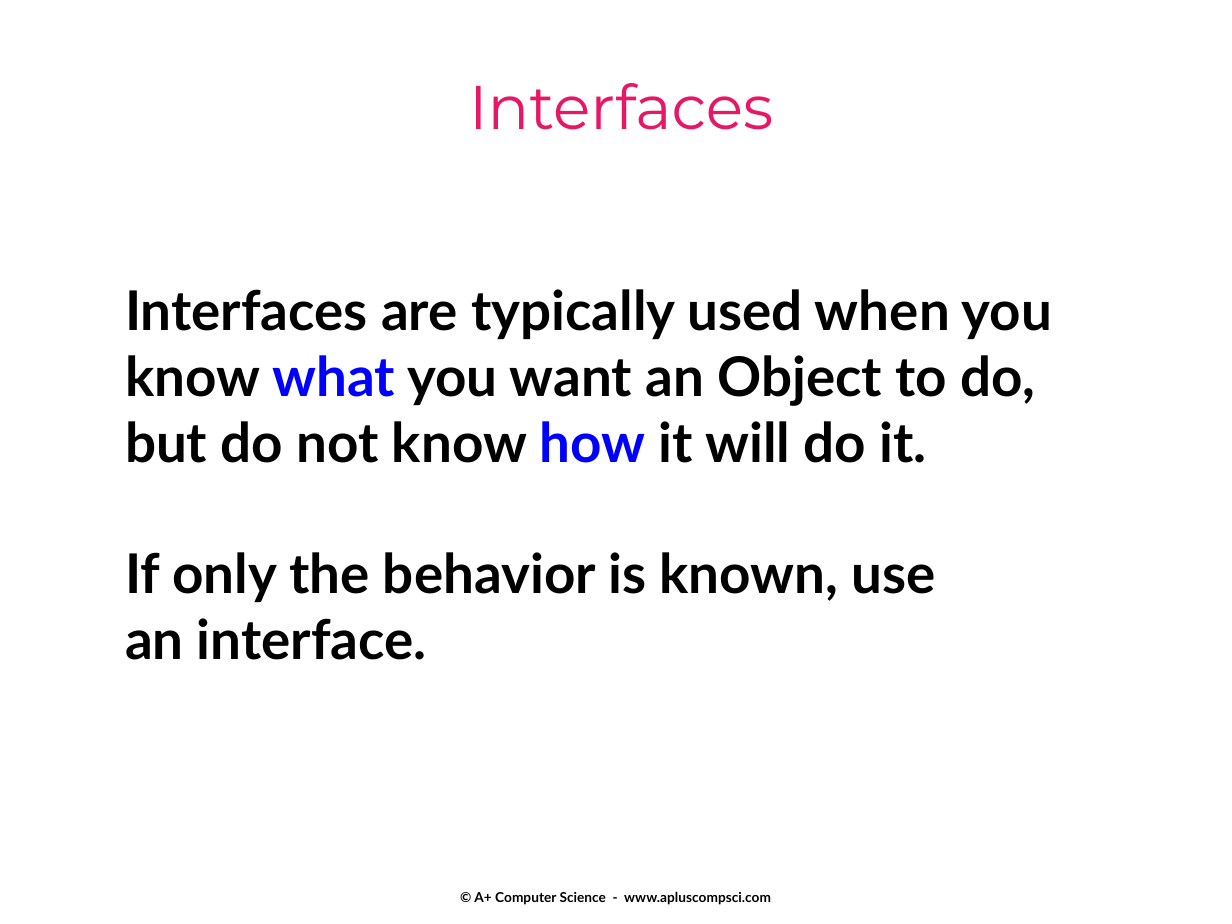
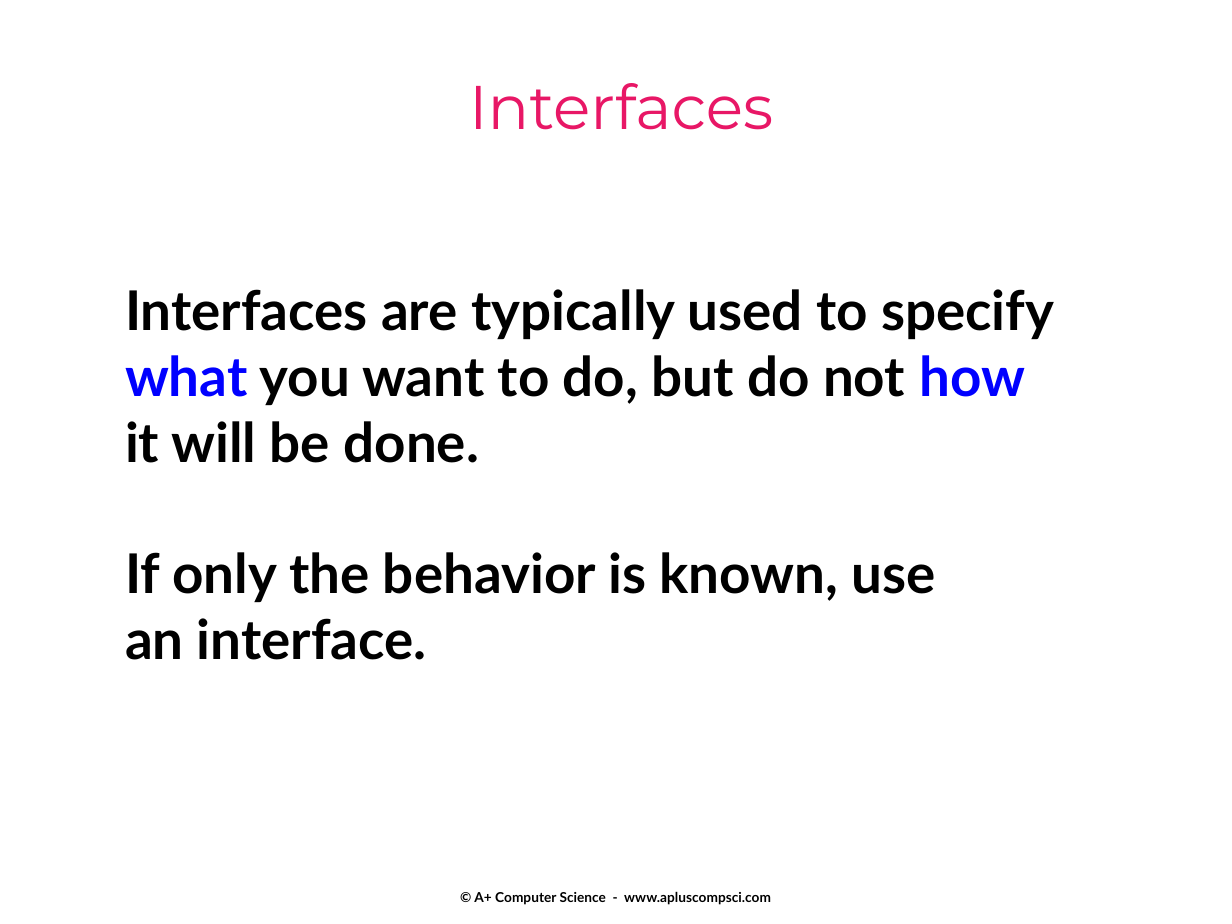
Before and after one commit to Cy-FairCS/cs3, a slide deck: slide 4 of u04b_interfaces/notes/_interfaces notes.pptx. Drawn at 1232x924 pixels with LibreOffice and Linux fonts; fonts in the diff are those of the drawing. Boxes give left, top, right and bottom in pixels: in the first picture for what was removed or moved away, otherwise in the second. Text is boxed around its words. In the diff, an @@ line names an element or a change of style, - is before the commit and + after.

```diff
--- a/u04b_interfaces/notes/_interfaces notes.pptx
+++ b/u04b_interfaces/notes/_interfaces notes.pptx
@@ text at <box>125,289,1054,463</box>: text changed @@
-Interfaces are typically used when you know what you want an Object to do, but do not know how it will do it.
+Interfaces are typically used to specify what you want to do, but do not how it will be done.
```
Also in this commit, not shown: 5 other slides changed, 6 slides added.
